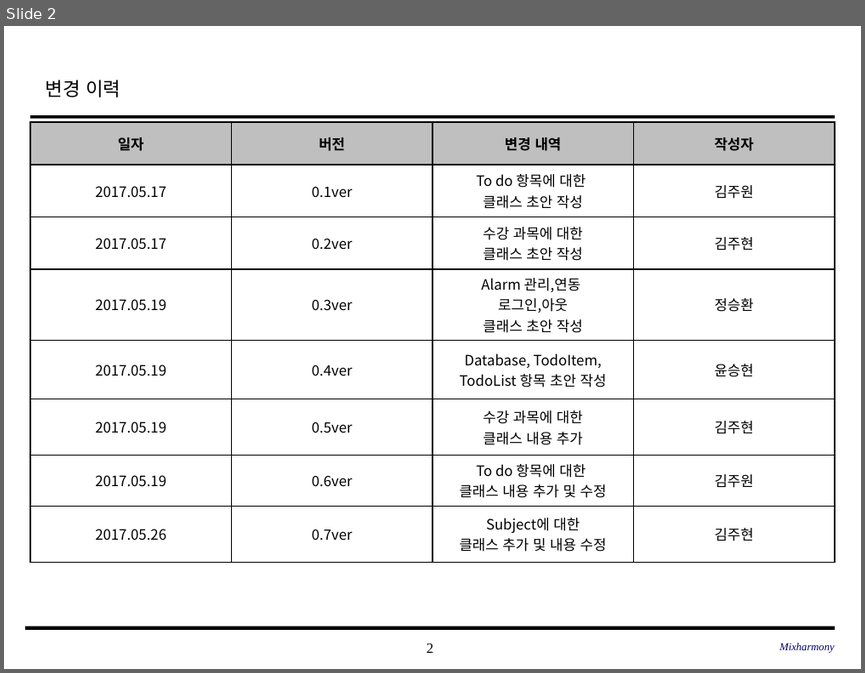
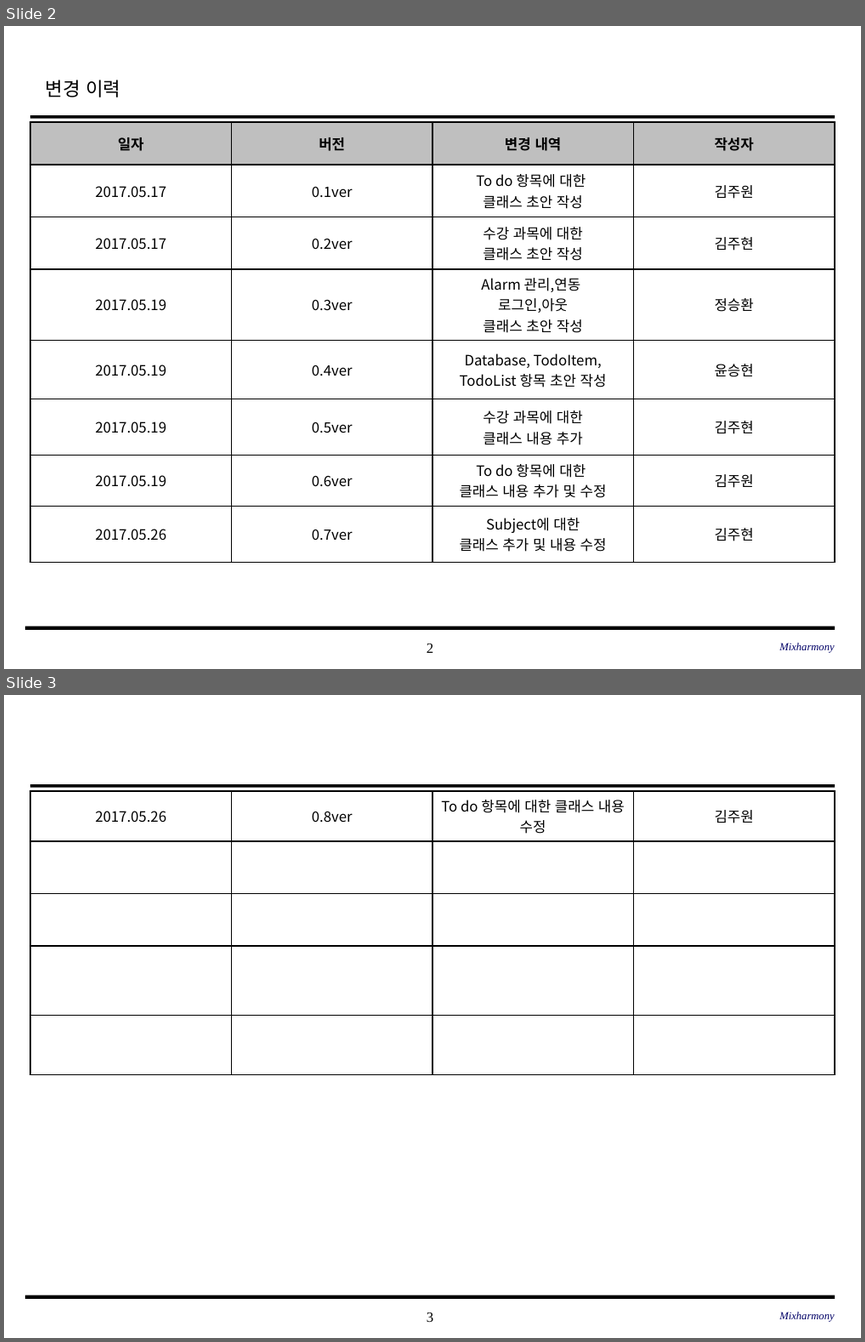
Before and after one commit to SE-admin/SE2017_2_mixharmony, a slide deck: doc/3_ 설계서/Class Design.pptx. Shown one above the other, each under a label of ours: slide 2 before the commit, slides 2 and 3 after it. The pictures are 865x673 and 865x1342 pixels, drawn with LibreOffice and Linux fonts; fonts in the diff are those of the drawing; background and template pictures are left out. Boxes give left, top, right and bottom in pixels: in the first picture for what was removed or moved away, otherwise in the second. Text is boxed around its words. In the diff, an @@ line names an element or a change of style, - is before the commit and + after.

Commit message:
#862 Class Design.pptx (To do 항목에 대한 클래스 내용 수정)

```diff
--- a/doc/3_ 설계서/Class Design.pptx
+++ b/doc/3_ 설계서/Class Design.pptx
@@ slide 3 added at box(4, 695, 861, 1338), background #FFFFFF; not listed: 3 template elements that a slide beside it also shows @@
@@ table added at box(30, 791, 836, 1066), 5 rows, 4 columns @@
+2017.05.26 | 0.8ver | To do 항목에 대한 클래스 내용 수정 | 김주원
+ |  |  | 
+ |  |  | 
+ |  |  | 
+ |  |  | 
@@ text added at box(779, 1311, 834, 1321), 9 pt, text #000066, italic @@
+Mixharmony
```
Also in this commit, not shown: 4 slides changed, 3 other slides added.
